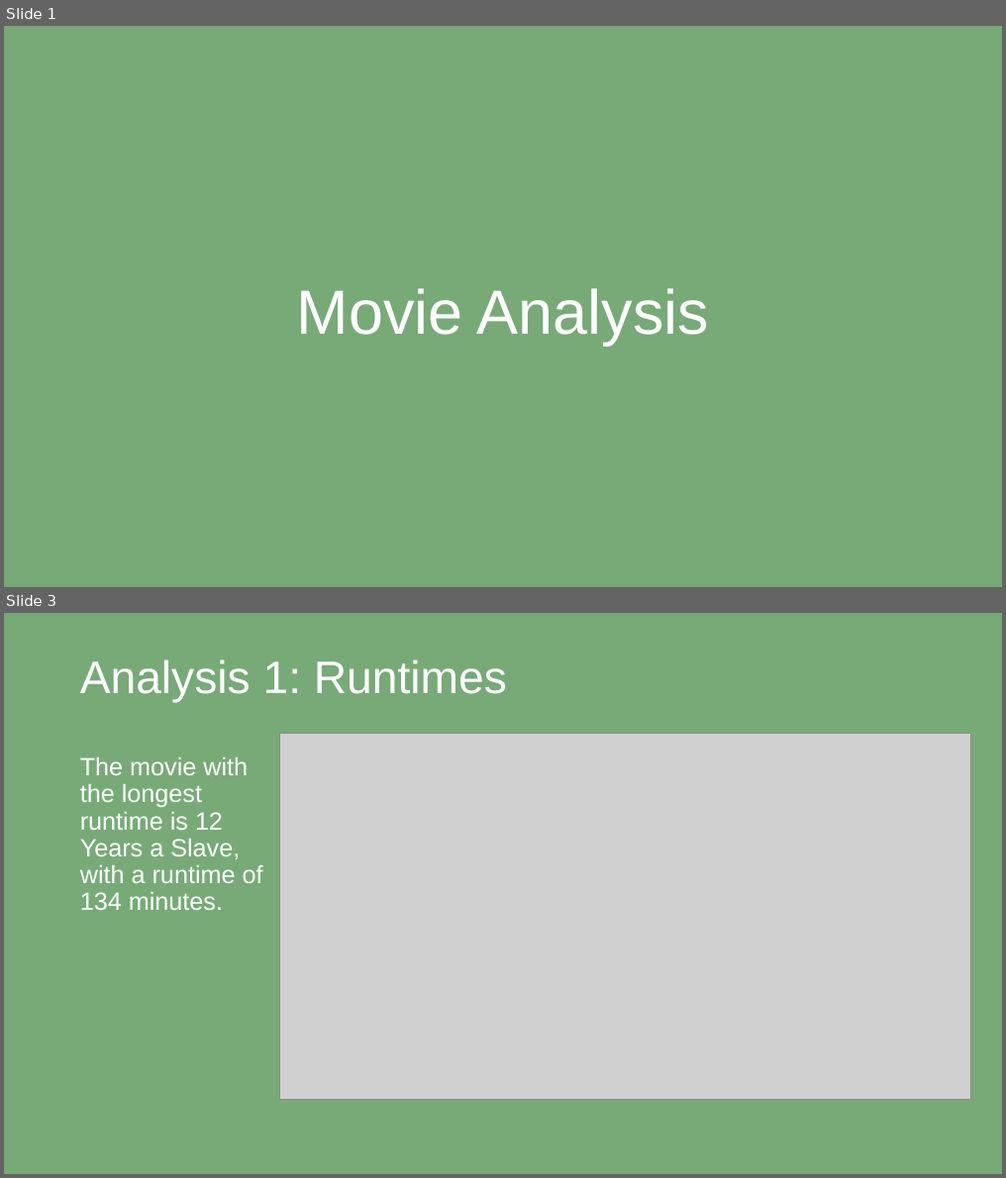
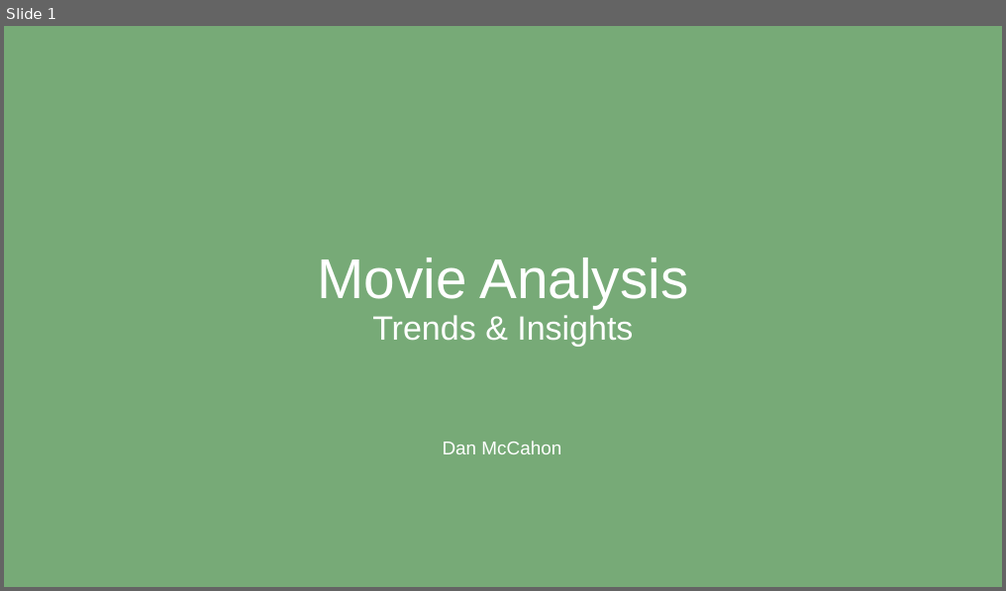
Before and after one commit to dtoshm/data_project_eight, a slide deck: movie_presentation.pptx. Shown one above the other, each under a label of ours: slides 1 and 3 before the commit, slide 1 after it; the slides between them are not shown. The pictures are 1006x1178 and 1006x591 pixels, drawn with LibreOffice and Linux fonts; fonts in the diff are those of the drawing; grey boxes stand for pictures. Boxes give left, top, right and bottom in pixels: in the first picture for what was removed or moved away, otherwise in the second. Text is boxed around its words. In the diff, an @@ line names an element or a change of style, - is before the commit and + after.

```diff
--- a/movie_presentation.pptx
+++ b/movie_presentation.pptx
@@ slide 3 removed at box(4, 613, 1002, 1174), background #77AA77 @@
@@ title removed at box(80, 660, 507, 703) @@
-Analysis 1: Runtimes
@@ text removed at box(80, 758, 263, 910) @@
-The movie with the longest runtime is 12 Years a Slave, with a runtime of 134 minutes.
@@ picture removed at box(280, 734, 971, 1100) @@
@@ slide 1 changed as well @@
@@ title at box(317, 258, 688, 347): text changed; size 60 to 32.4 pt @@
-Movie Analysis
+Movie Analysis
+Trends & Insights
@@ text added at box(443, 441, 561, 455), 18 pt, text #FFFFFF @@
+Dan McCahon
```
Also in this commit, not shown: 1 other slide changed, 3 slides added, 2 other slides removed, 1 other file.
